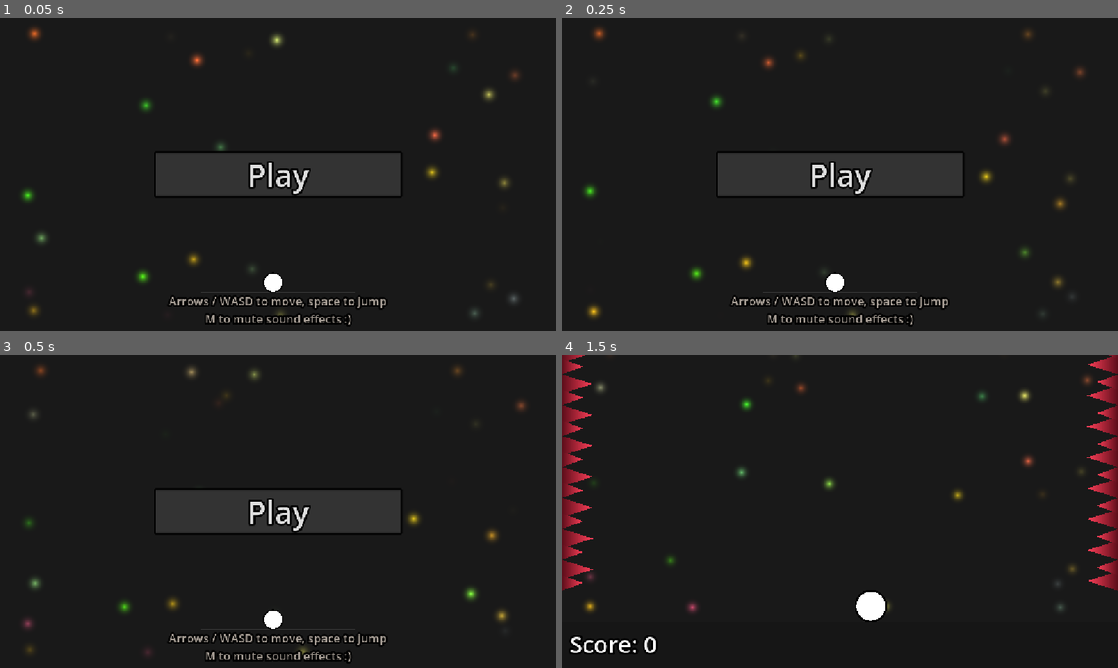
Above: before the commit, frames 1-4 (two rows, left to right).
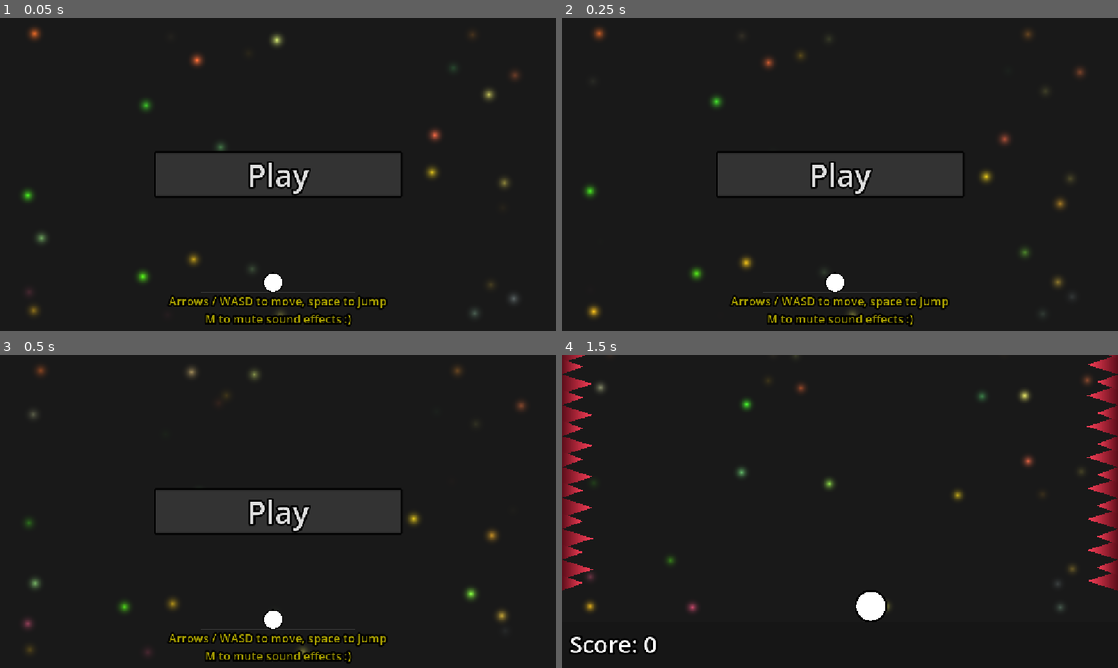
Above: after the commit, the same moments.

Repository: vindognz/dodge-the-spikes
Game: Godot game, scene res://scenes/start.tscn
The game is run twice, just before and just after one commit, with the same random seed, the same clock (stepped at 60 frames per second) and the same inputs.
Inputs (mouse positions are in pixels of both pictures, inside the frame that each line leads up to):
- Up to frame 1 (0.05 s): no input
- Up to frame 2 (0.25 s): no input
- Up to frame 3 (0.5 s): no input
- Up to frame 4 (1.5 s): click "Play" at 0.5 s; tap Enter at 1.25 s; move the mouse to (962, 495) at 1.27 s; hold Right (right) from 1.28 s (still down); tap Alt at 1.35 s; click (962, 495) at 1.42 s

The runs differ from the first frame. In frame 1, 0.7% of the frame differs, in the area x 30-70%, y 89-98%; in frame 2, 0.7%; in frame 3, 0.7%; in frame 4, nothing differs.

Commit message:
i genuinely dk if pages is updating so test

Diff:
--- a/scenes/start.tscn
+++ b/scenes/start.tscn
@@ -76,7 +76,7 @@
 offset_bottom = -8.0
 grow_horizontal = 2
 grow_vertical = 0
-theme_override_colors/font_color = Color(0.65882355, 0.62352943, 0.5882353, 1)
+theme_override_colors/font_color = Color(0.65882355, 0.62352943, 0, 1)
 theme_override_constants/outline_size = 16
 theme_override_font_sizes/font_size = 24
 text = "Arrows / WASD to move, space to jump
Not shown, changed: web-export/index.html
Not shown, changed: web-export/index.pck
